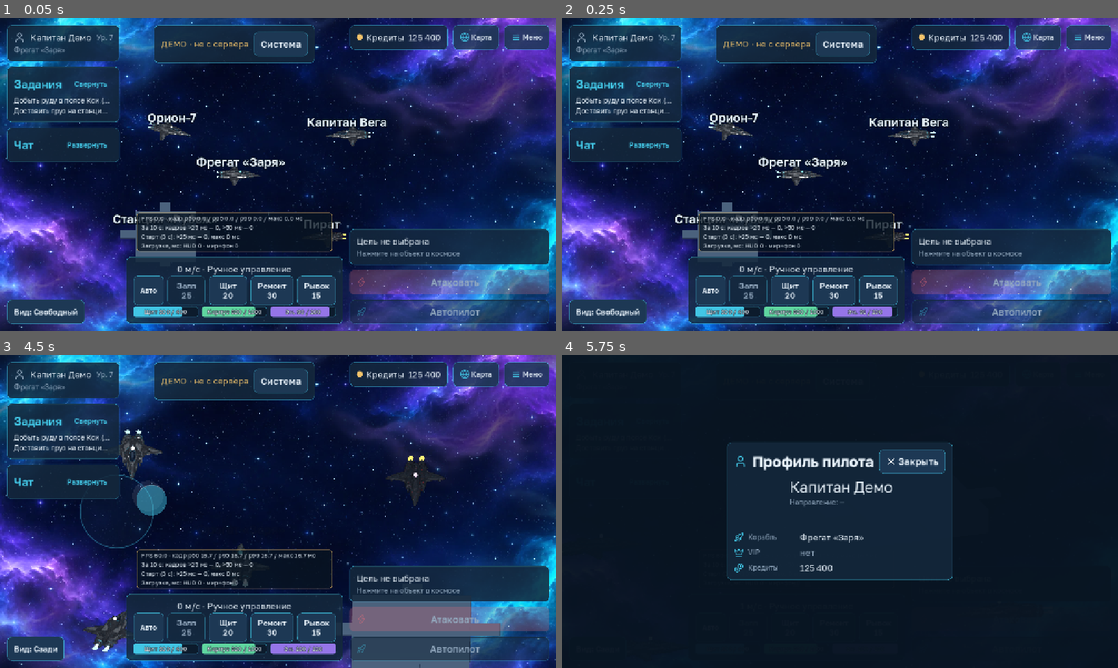
Above: before the commit, frames 1-4 (two rows, left to right).
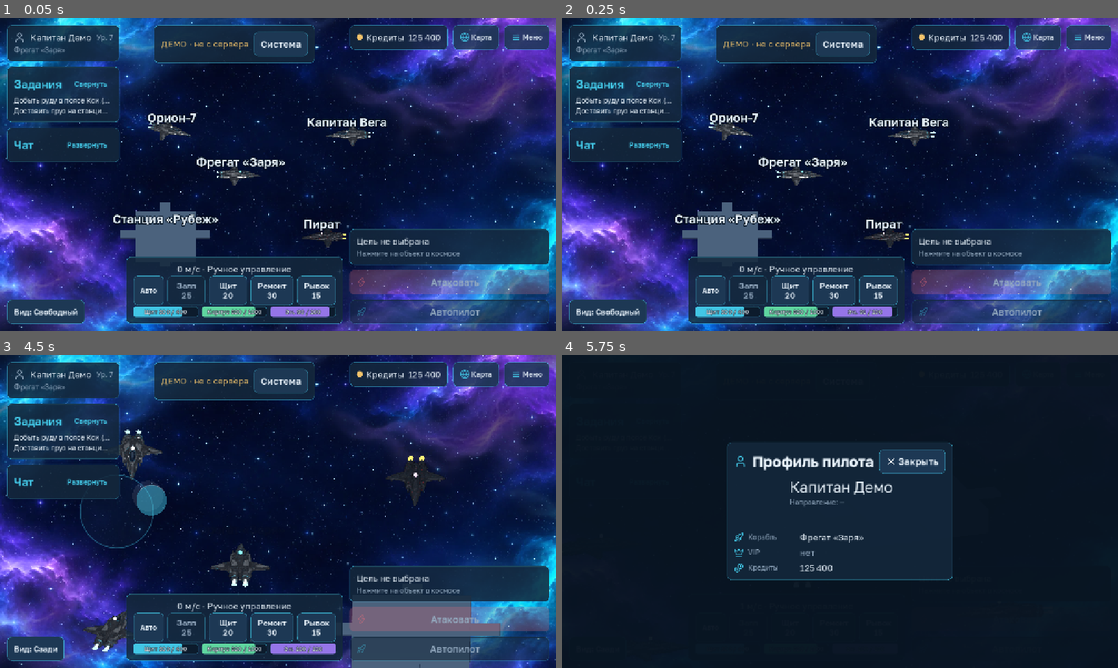
Above: after the commit, the same moments.

Repository: maillunex-lang/CosmocRPG
Game: Godot game, scene res://scenes/space.tscn
The game is run twice, just before and just after one commit, with the same random seed, the same clock (stepped at 60 frames per second) and the same inputs. This scene is started directly instead of the project's main scene.
Inputs (mouse positions are in pixels of both pictures, inside the frame that each line leads up to):
- Up to frame 1 (0.05 s): no input
- Up to frame 2 (0.25 s): no input
- Up to frame 3 (4.5 s): click "Свернуть" at 0.5 s; click "Развернуть" at 1.25 s; click "Развернуть" at 2 s; click "Свернуть" at 2.75 s; click "Вид: Свободный" at 3.5 s; tap Enter at 4.25 s; drag from (116, 511) to (333, 442) at 4.27 s
- Up to frame 4 (5.75 s): drag from (623, 380) to (812, 574) at 5.02 s

The runs differ from the first frame. In frame 1, 2.0% of the frame differs, in the area x 24-60%, y 62-75%; in frame 2, 2.0%; in frame 3, 1.4%; in frame 4, less than 0.1%.

Commit message:
Панель FPS отключена по умолчанию (решение владельца); включается тремя пальцами или F3
Co-Authored-By: Claude Sonnet 5.5 <noreply@anthropic.com>
Claude-Session: https://claude.ai/code/session_01Mco3UQWtYVEpxtMUn7wM55

Diff:
--- a/client/ui/debug/frame_stats.gd
+++ b/client/ui/debug/frame_stats.gd
@@ -3,13 +3,13 @@
 ## и длительность этапов загрузки сцены. Нужна, чтобы по записи экрана на телефоне получать точные цифры
 ## плавности. Включение: касание тремя пальцами или клавиша F3. Состояние запоминается (настройка debug_overlay).
 ##
-## В тестовых сборках панель по умолчанию включена. ПЕРЕД ПУБЛИКАЦИЕЙ значение DEFAULT_VISIBLE поставить false
+## С 2026-11-08 панель по умолчанию скрыта (решение владельца); включается жестом тремя пальцами или F3.
 ## (пункт в docs/ROADMAP.md «Перед публикацией»; проверяется тестом frame_stats_test).
 
 const Tokens := preload("res://ui/theme/tokens.gd")
 const UiSettings := preload("res://ui/ui_settings.gd")
 
-const DEFAULT_VISIBLE := true
+const DEFAULT_VISIBLE := false
 const RING := 720                 # сколько последних кадров хранится (около 12 с при 60 FPS)
 const WINDOW_SEC := 10.0          # окно, по которому считаются показатели
 const HITCH_MS := 25.0            # кадр дольше этого считается «заиканием»
Not shown, changed: docs/ROADMAP.md
